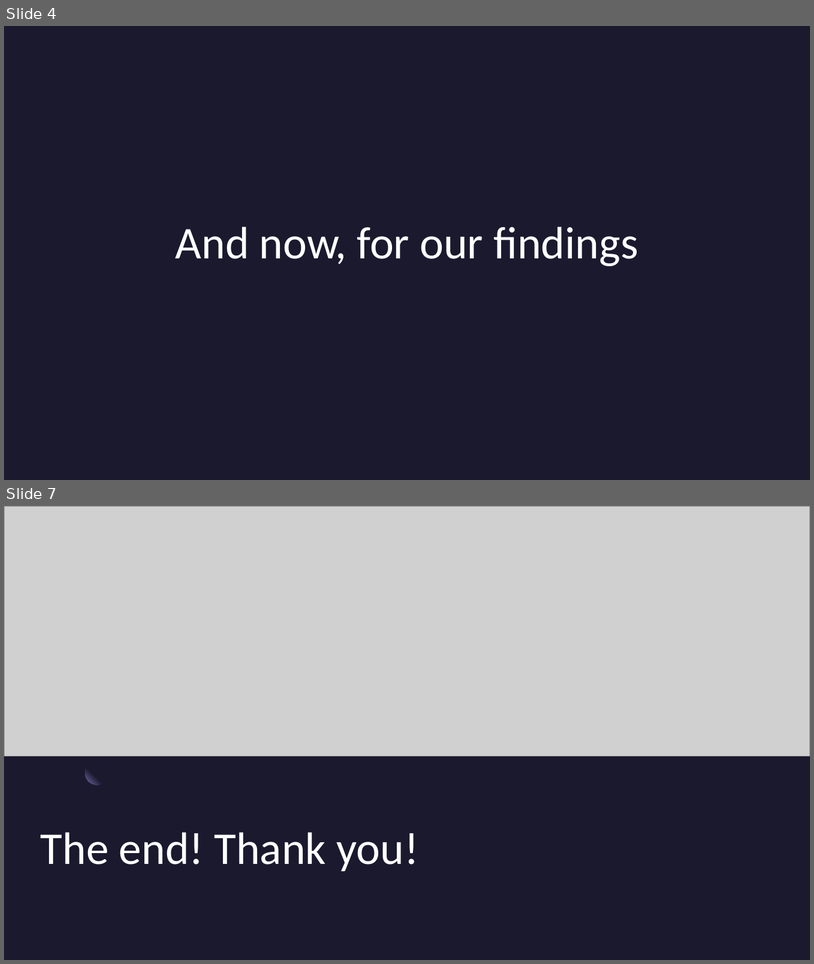
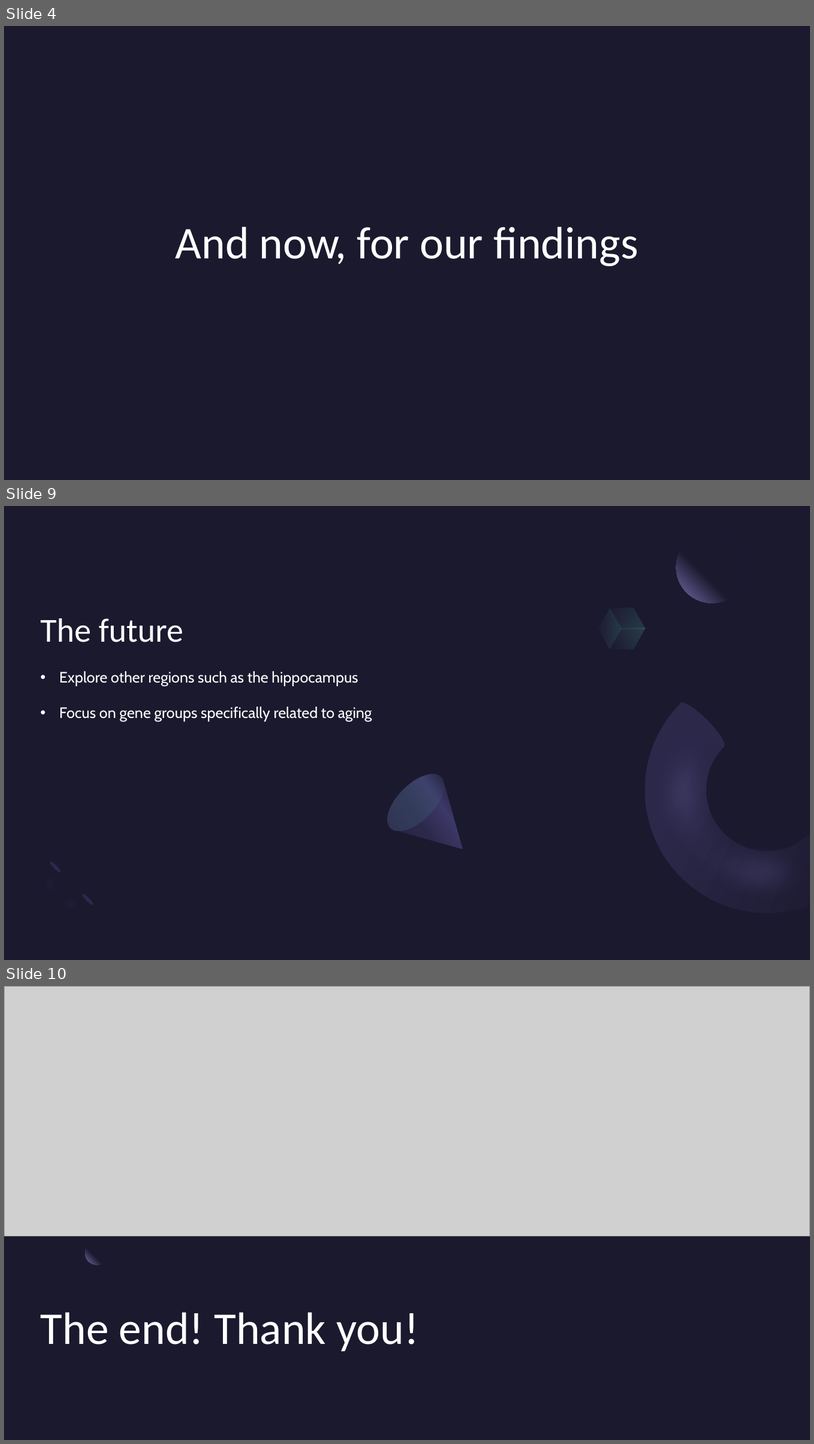
Before and after one commit to phoenixclaw03/STT_303_Final_Project, a slide deck: R Coding presentation.pptx. Shown one above the other, each under a label of ours: slides 4 and 7 before the commit, slides 4, 9 and 10 after it; the slides between them are not shown. The pictures are 814x964 and 814x1444 pixels, drawn with LibreOffice and Linux fonts; fonts in the diff are those of the drawing; grey boxes stand for pictures; background and template pictures are left out. Boxes give left, top, right and bottom in pixels: in the first picture for what was removed or moved away, otherwise in the second. Text is boxed around its words. In the diff, an @@ line names an element or a change of style, - is before the commit and + after.

```diff
--- a/R Coding presentation.pptx
+++ b/R Coding presentation.pptx
@@ slide 9 added at [4, 506, 810, 960], background #1B192E @@
@@ ellipse added at [677, 531, 748, 603], fill gradient #1B192E to #7771B2 @@
@@ freeform shape added at [592, 608, 627, 649], fill gradient #2C284A to #5BEFC1 @@
@@ freeform shape added at [605, 598, 652, 639], fill gradient #2C284A to #5BEFC1 @@
@@ title added at [41, 618, 183, 642], 40 pt, text #FFFFFF @@
+The future
@@ freeform shape added at [610, 618, 645, 660], fill gradient #2C284A to #5BEFC1 @@
@@ text added at [59, 671, 372, 721], 18 pt, text #FFFFFF @@
+• Explore other regions such as the hippocampus
+• Focus on gene groups specifically related to aging
@@ freeform shape added at [594, 703, 810, 955], fill gradient #2C284A to #1B192E @@
@@ freeform shape added at [594, 687, 810, 951], fill #7771B2 at 40% opacity @@
@@ ellipse added at [675, 698, 729, 752], fill #2C284A @@
@@ freeform shape added at [378, 764, 488, 874], fill gradient #2C284A to #3C3867 to #1B192E @@
@@ ellipse added at [378, 765, 454, 840], fill gradient #454075 to #5BEFC1 @@
@@ freeform shape added at [28, 858, 96, 926], fill #7771B2 at 20% opacity @@
@@ ellipse added at [48, 860, 62, 873], fill #2C284A @@
@@ ellipse added at [81, 892, 95, 906], fill #2C284A @@
@@ what was slide 7 is now slide 10 @@
```
Also in this commit, not shown: 2 slides changed, 3 other slides added, 1 slide removed.
